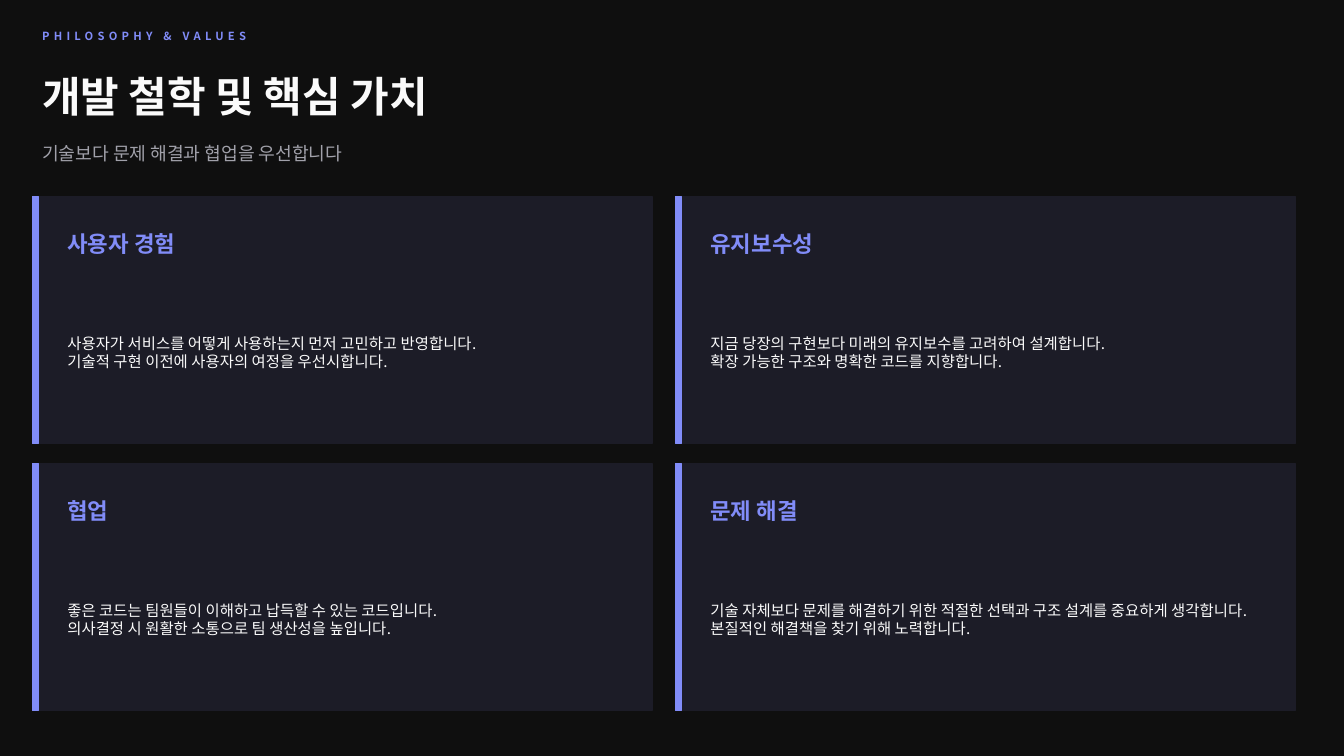
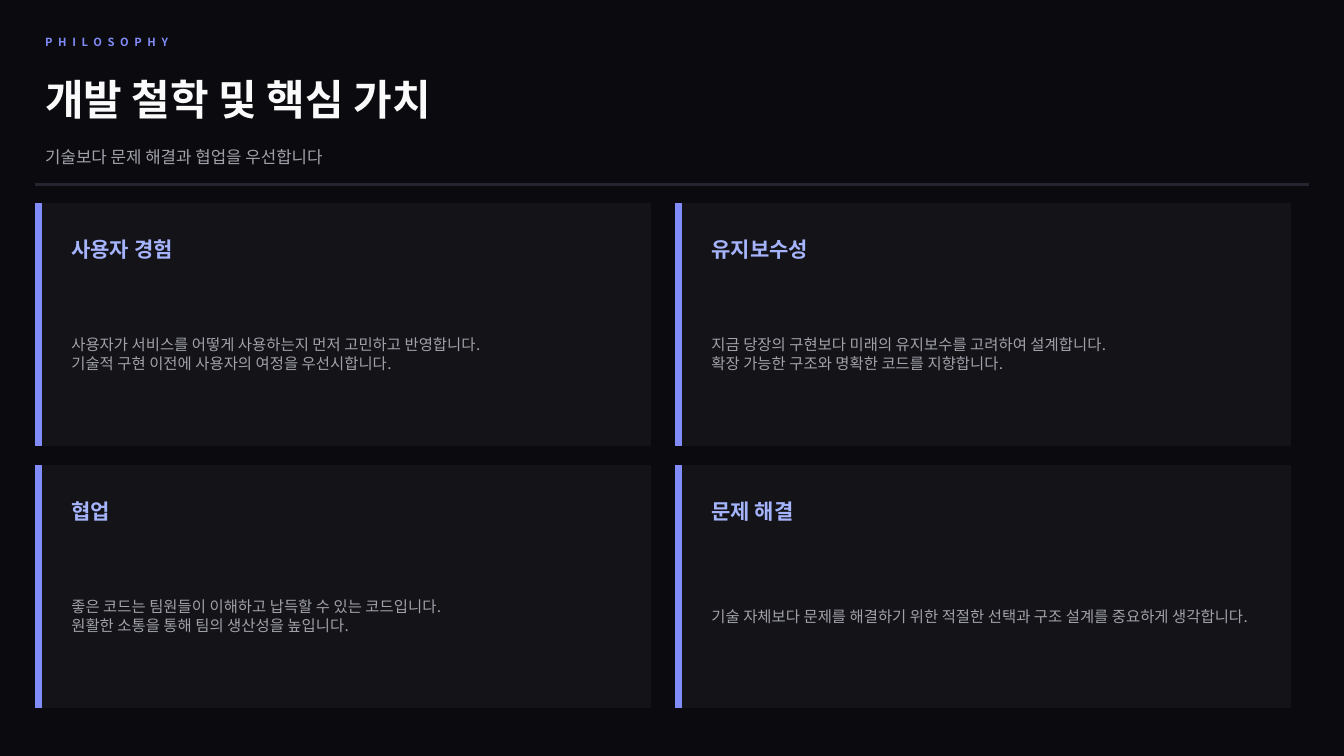
Before and after one commit to jinwonnnnnnn/jinwon-portfolio, a slide deck: slide 2 of apps/web/public/portfolio.pptx. Drawn at 1344x756 pixels with LibreOffice and Linux fonts; fonts in the diff are those of the drawing. Boxes give left, top, right and bottom in pixels: in the first picture for what was removed or moved away, otherwise in the second. Text is boxed around its words. In the diff, an @@ line names an element or a change of style, - is before the commit and + after.

```diff
--- a/apps/web/public/portfolio.pptx
+++ b/apps/web/public/portfolio.pptx
@@ background #0F0F0F to #0A0A0F @@
@@ text at (x1=42, y1=31, x2=246, y2=40): text changed @@
-PHILOSOPHY & VALUES
+PHILOSOPHY
@@ text "개발 철학 및 핵심 가치" moved from (x1=42, y1=76, x2=427, y2=116) to (x1=45, y1=79, x2=431, y2=119) @@
@@ text "기술보다 문제 해결과 협업을 우선합니다" at (x1=45, y1=149, x2=322, y2=165): size 13 to 12 pt @@
@@ rectangle resized from (x1=32, y1=197, x2=38, y2=444) to (x1=35, y1=204, x2=41, y2=446) @@
@@ rectangle resized from (x1=32, y1=197, x2=652, y2=444) to (x1=35, y1=204, x2=650, y2=446) @@
@@ rectangle added at (x1=35, y1=184, x2=1309, y2=185), fill #252532, outline #252532 1 pt @@
@@ rectangle resized from (x1=676, y1=197, x2=682, y2=444) to (x1=676, y1=204, x2=682, y2=446) @@
@@ fill #1C1C27 to #131318; outline #1C1C27 1 pt to #131318 1 pt in 4 elements at (x1=35, y1=466, x2=650, y2=708), (x1=676, y1=466, x2=1291, y2=708), (x1=35, y1=204, x2=650, y2=446), (x1=676, y1=204, x2=1291, y2=446) @@
@@ rectangle resized from (x1=676, y1=197, x2=1296, y2=444) to (x1=676, y1=204, x2=1291, y2=446) @@
@@ size 16 to 15 pt, text colour #818CF8 to #A5B4FC in 4 elements at (x1=711, y1=501, x2=794, y2=521), (x1=71, y1=501, x2=110, y2=521), (x1=711, y1=239, x2=808, y2=259), (x1=71, y1=239, x2=173, y2=259) @@
@@ rectangle resized from (x1=676, y1=464, x2=1296, y2=711) to (x1=676, y1=466, x2=1291, y2=708) @@
@@ text colour #FAFAFA to #A1A1AA in 3 elements at (x1=711, y1=337, x2=1106, y2=370), (x1=71, y1=337, x2=481, y2=370), (x1=711, y1=609, x2=1248, y2=623) @@
@@ text at (x1=71, y1=599, x2=441, y2=613): text colour #FAFAFA to #A1A1AA in "좋은 코드는 팀원들이 이해하고 납득할 수 있는 ..." @@
@@ text at (x1=71, y1=618, x2=348, y2=632): text changed; text colour #FAFAFA to #A1A1AA @@
-의사결정 시 원활한 소통으로 팀 생산성을 높입니다.
+원활한 소통을 통해 팀의 생산성을 높입니다.
@@ text at (x1=710, y1=621, x2=971, y2=636): paragraph removed @@
-본질적인 해결책을 찾기 위해 노력합니다.
```
Also in this commit, not shown: 11 other slides changed, 2 other files.
